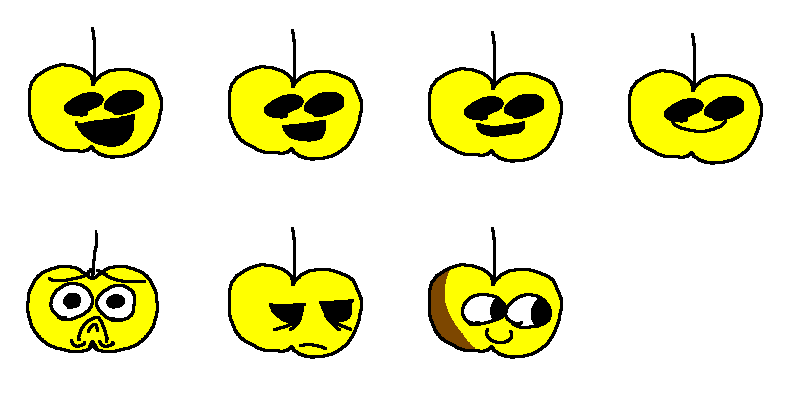
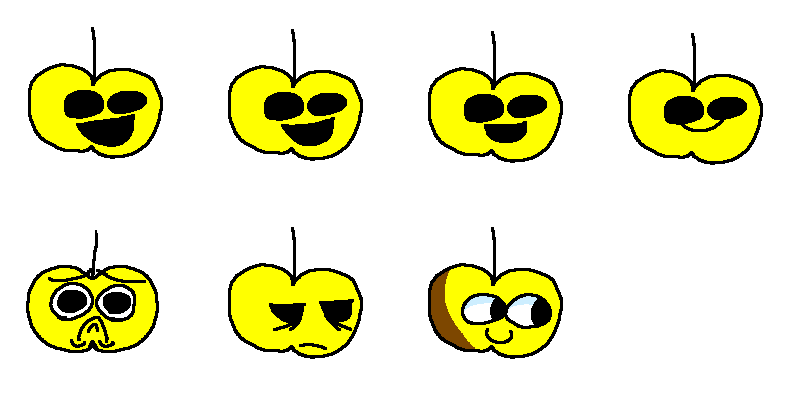
Comparing the layer stacks of the two 800 x 400 images. Changes:
removed layer "munch with the face that says 'I will kill you in your sleep'" over 464, 296, 537, 329
removed group "spunchbob munch" (2 layers) over 57, 290, 131, 314
removed layer "face" from group "spunchbob munch" over 57, 290, 131, 314
removed layer "apple" from group "spunchbob munch" over 57, 290, 131, 314
removed layer "munch idle/talk 4" over 664, 96, 747, 133
removed layer "munch talk 3" over 464, 94, 547, 143
removed layer "munch talk 2" over 264, 92, 347, 146
renamed "munch talk 1" to "Munch_Dialogue.png", painted on it over 57, 90, 747, 329
